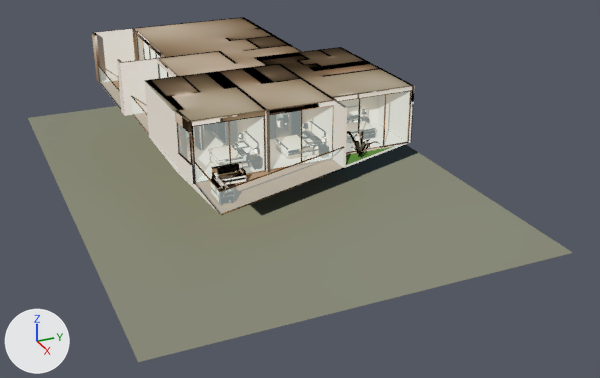
Before and after pictures for a commit that changed the glTF model models/d10_m.glb.
Before and after are seen from a 50 mm lens placed at (50.3, -21.0, 18.4), pointed at (13.0, -4.2, -0.3). The lights are fixed; the arrows at lower left show +X, +Y and +Z. The older version comes first. Where no turn or scale is listed for an object, it has been applied to the vertices. Vertices at exactly the same position are counted once.

The first picture shows 'D10_carp', 'D10_muebles', 'D10_muros', 'D10_piso', 'D10_vidrio'.
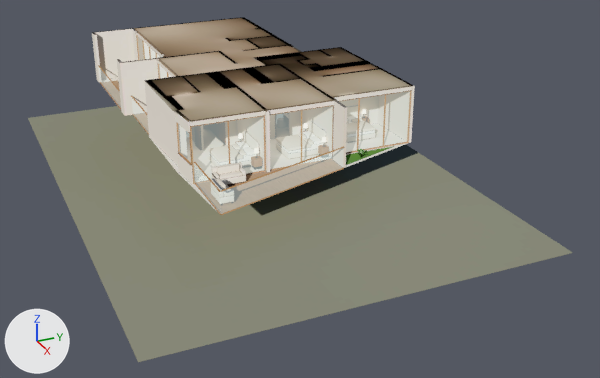
The change in detail:
me_d10_carp has 11630 vertices, 22660 faces and spans x -10.4..10.4, y -6.0..6.0, z -1.5..1.5.
me_d10_carp is used by ob_d10_carp; location (10.58, -6.11, 4.66).
me_d10_carp part 1: texture (UV) coordinates of 22506 of 22660 faces, centred in x -10.4..10.4, y -6.0..6.0, z -1.5..1.5, changed; they spanned u 0.0..1.0, v 0.0..0.99 and now span u 0.0..0.99, v 0.0..1.0.
me_d10_muebles has 25585 vertices, 49863 faces and spans x -10.0..10.0, y -5.6..5.6, z -1.5..1.5.
me_d10_muebles is used by ob_d10_muebles; location (10.18, -5.78, 4.68).
me_d10_muebles part 2: the loose piece of 161 vertices spanning x 6.5..8.6, y 1.9..3.2, z -1.5..-0.3 is scaled about its middle by (0.304, 0.305, 0.303), then moved by (0.1, 0.0, -0.4).
me_d10_muebles part 3: texture (UV) coordinates of 49277 of 49863 faces, centred in x -10.0..10.0, y -5.6..5.6, z -1.5..1.5, changed; they spanned u 0.0..1.0, v 0.0..0.99 and now span u 0.0..0.99, v 0.0..0.99.
me_d10_muros has 359 vertices, 357 faces and spans x -9.3..9.3, y -6.1..6.1, z -1.5..1.5.
me_d10_muros is used by ob_d10_muros; location (9.34, -6.06, 4.68).
me_d10_muros part 4: texture (UV) coordinates of 278 of 357 faces, centred in x -9.1..8.4, y -6.1..6.0, z -0.5..1.4, changed; they spanned u 0.0..1.0, v 0.0..0.99 and now span u 0.0..1.0, v 0.0..0.99.

Location of each change, (x1, y1, x2, y2) in pixels of the pictures (600 x 378 px; the box of a moved part takes in the faces that stretch with it):
'D10_muebles', reshaped, surface changed (mostly hidden): before (118, 79, 380, 190); after (118, 79, 367, 190)
part 1 of me_d10_carp, surface changed: (98, 35, 412, 215) in both
part 2 of me_d10_muebles, moved or reshaped: before (347, 131, 380, 157); after (357, 149, 367, 157)
part 3 of me_d10_muebles, surface changed: before (118, 79, 380, 190); after (118, 79, 367, 190)
part 4 of me_d10_muros, surface changed: (92, 29, 415, 173) in both
